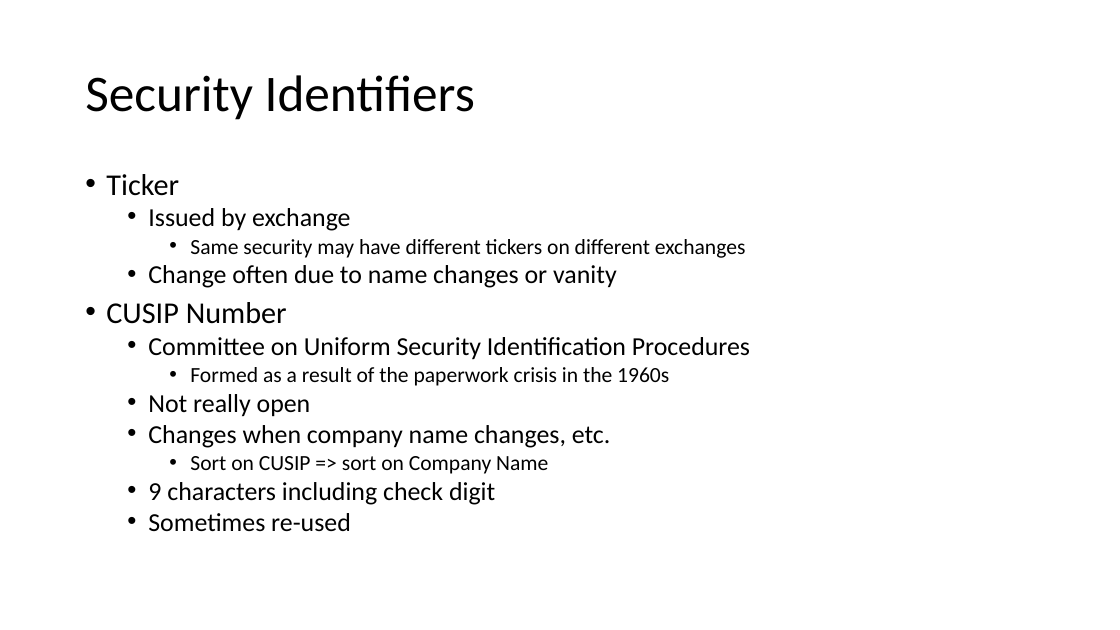
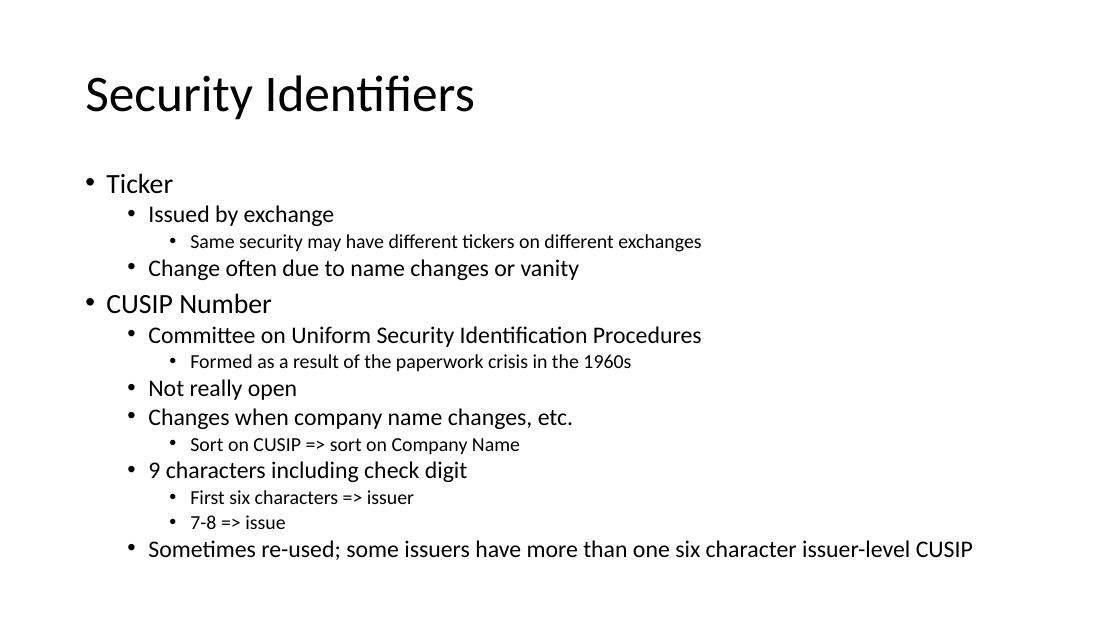
Before and after one commit to jkrowas/Mastering, a slide deck: slide 3 of companymaster.pptx (slide 4 before the commit). Drawn at 1120x630 pixels with LibreOffice and Linux fonts; fonts in the diff are those of the drawing. Boxes give left, top, right and bottom in pixels: in the first picture for what was removed or moved away, otherwise in the second. Text is boxed around its words. In the diff, an @@ line names an element or a change of style, - is before the commit and + after.

```diff
--- a/companymaster.pptx
+++ b/companymaster.pptx
@@ text at [106,173,702,482]: size 25.9 to 23.8 pt in "Ticker", "CUSIP Number"; size 22.2 to 20.4 pt in "Issued by exchange", "Change often due to name changes or ...", "Committee on Uniform Security Identification Procedures", "Not really open" and 2 more places; size 18.5 to 17 pt in "Same security may have different tickers on ...", "Formed as a result of the paperwork ...", "Sort on CUSIP => sort on Company ..." @@
@@ text at [148,490,973,560]: text changed; size 22.2 to 20.4 pt @@
-  • Sometimes re-used
+    • First six characters => issuer
+    • 7-8 => issue
+  • Sometimes re-used; some issuers have more than one six character issuer-level CUSIP
```
Also in this commit, not shown: 1 slide removed.
